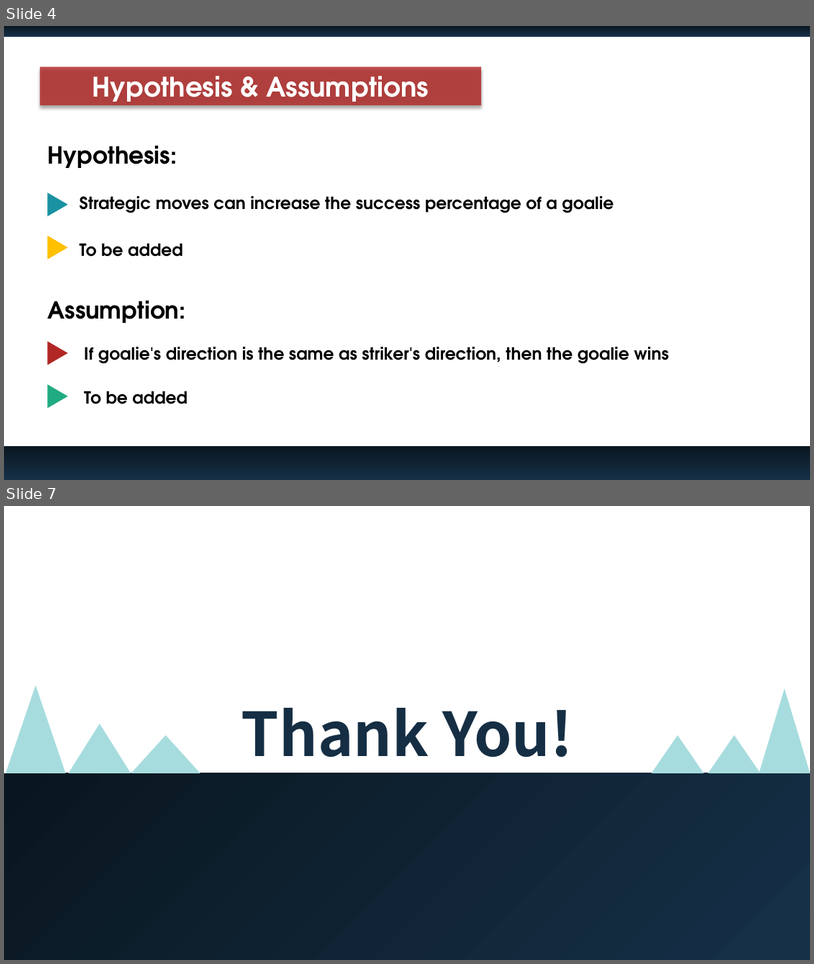
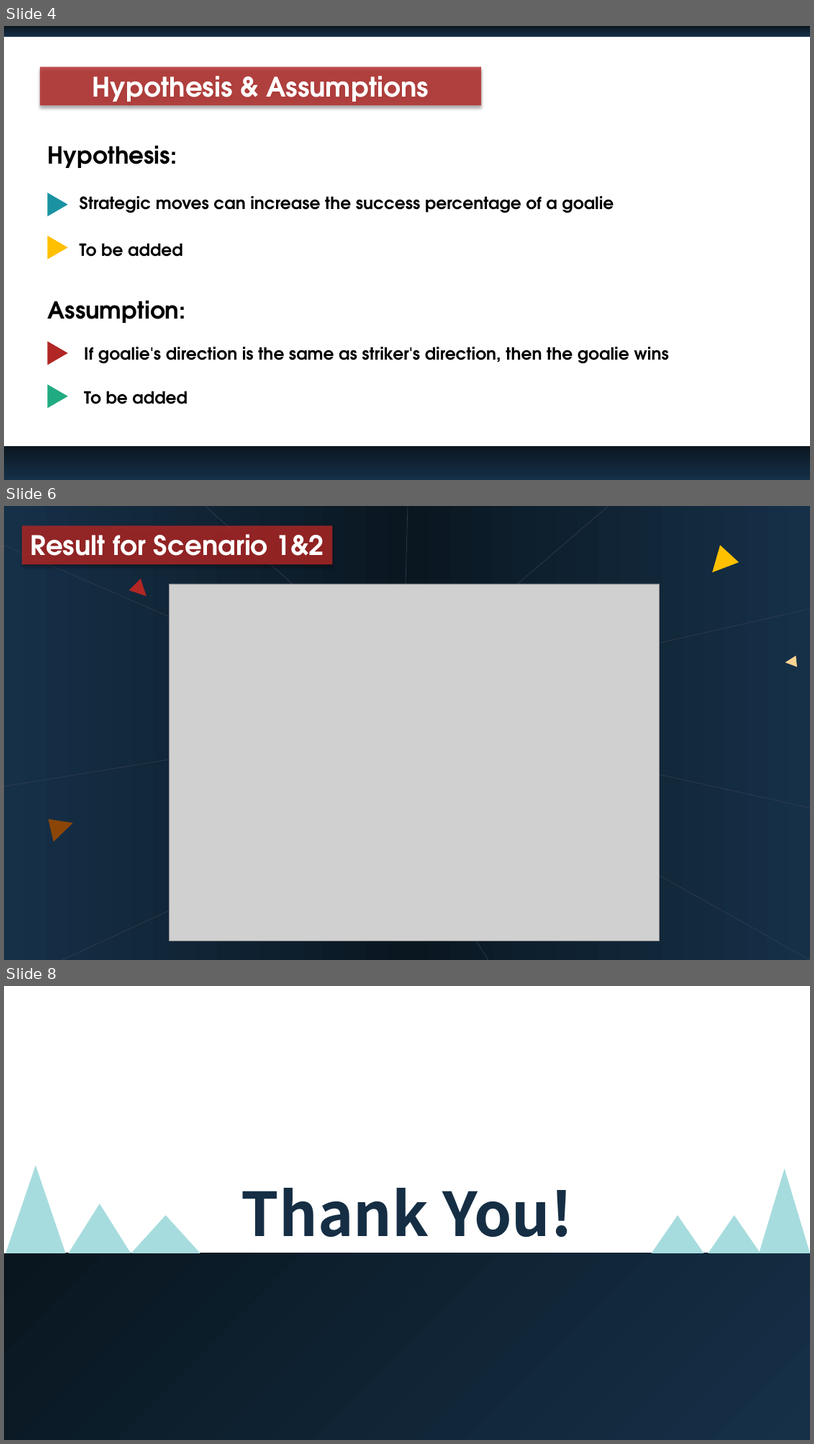
Before and after one commit to saloneeshah/Final-Project, a slide deck: Goalkeepr Success Rate Slide.pptx. Shown one above the other, each under a label of ours: slides 4 and 7 before the commit, slides 4, 6 and 8 after it; the slides between them are not shown. The pictures are 814x964 and 814x1444 pixels, drawn with LibreOffice and Linux fonts; fonts in the diff are those of the drawing; grey boxes stand for pictures. Boxes give left, top, right and bottom in pixels: in the first picture for what was removed or moved away, otherwise in the second. Text is boxed around its words. In the diff, an @@ line names an element or a change of style, - is before the commit and + after.

```diff
--- a/Goalkeepr Success Rate Slide.pptx
+++ b/Goalkeepr Success Rate Slide.pptx
@@ slide 6 added at (4,506,810,960), background #FFFFFF @@
@@ rectangle added at (4,506,409,960), fill gradient #163048 to #0A1721 @@
@@ rectangle added at (22,526,333,565), fill #B12725 at 81% opacity, 32 pt, text #FFFFFF, bold @@
+Result for Scenario 1&2
@@ line added from (206, 506) to (348, 633), #333F50 0.5 pt @@
@@ line added from (408, 506) to (404, 633), #333F50 0.5 pt @@
@@ rectangle added at (409,506,810,960), fill gradient #163048 to #0A1721 @@
@@ line added from (460, 633) to (609, 506), #333F50 0.5 pt @@
@@ line added from (4, 546) to (320, 682), #333F50 0.5 pt @@
@@ triangle added at (704,545,739,581), fill #FFC000 @@
@@ triangle added at (129,579,152,602), fill #B12725 @@
@@ picture added at (170,584,661,941) @@
@@ line added from (489, 682) to (810, 609), #333F50 0.5 pt @@
@@ triangle added at (785,656,797,668), fill #FED593 @@
@@ line added from (4, 786) to (347, 731), #333F50 0.5 pt @@
@@ line added from (460, 731) to (810, 808), #333F50 0.5 pt @@
@@ line added from (489, 779) to (810, 960), #333F50 0.5 pt @@
@@ triangle added at (49,813,76,841), fill #8B4607 @@
@@ line added from (62, 960) to (348, 828), #333F50 0.5 pt @@
@@ line added from (404, 828) to (489, 960), #333F50 0.5 pt @@
@@ what was slide 7 is now slide 8 @@
```
Also in this commit, not shown: 2 slides changed, 1 other slide added, 4 slides removed.
